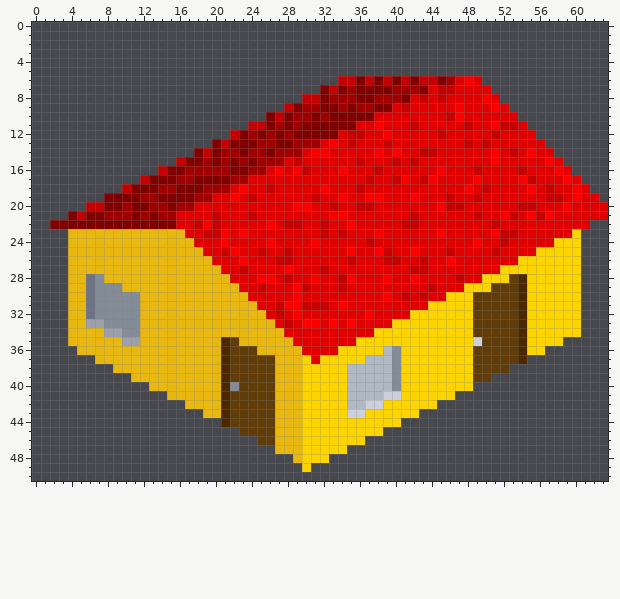
Two versions of one pixel-art sprite, industries/tea-tree-farm/3.png. That is the earlier state.
The file is 64x51 pixels.
After the commit:
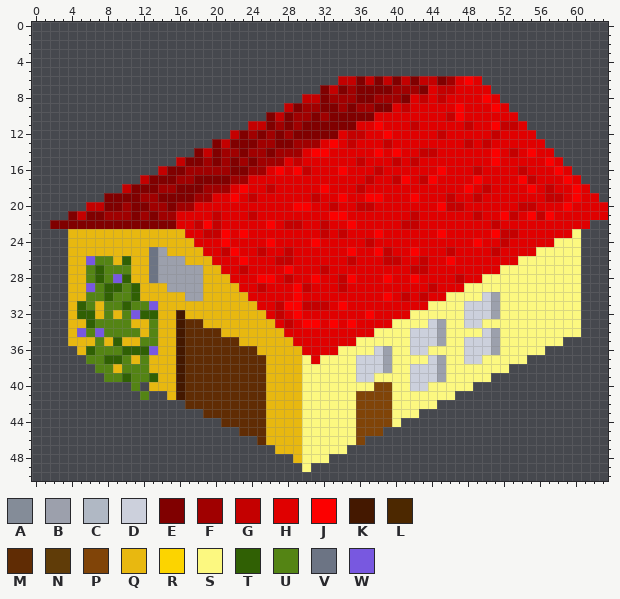
Palette (. is transparent): A #848c98  B #9ca0ac  C #b0b8c4  D #ccd0dc  E #800000  F #a00000  G #c40000  H #e00000  J #fc0000  K #441800  L #4c2800  M #602c04  N #603c08  P #804408  Q #e8b810  R #fcd400  S #fcf880  T #306004  U #548414  V #6c7484  W #7858e0
Changes in this commit:
Changed rows in their new state; - is an unchanged pixel.
first column x 5:
23 -------------------------------------------------------S
24 -----------------------------------------------------SSS
25 --------VB-----------------------------------------SSSSS
26 -WUU-T--VBBB-------------------------------------SSSSSSS
27 -UTUUU--VBBBBB---------------------------------SSSSSSSSS
28 -UTUWT--VBBBBB-------------------------------SSSSSSSSSSS
29 -WUTTUT---BBBB-----------------------------SSSSSSSSSSSSS
30 -UUTUUT-----BB---------------------------SSSSDBSSSSSSSSS
31 TUQUUTUUW------------------------------SSSSDDDBSSSSSSSSS
32 TTQUQUWTT--K-------------------------SSSSSSDDDBSSSSSSSSS
33 -TUUUUQ-U--KMM---------------------SSSSDBSSDDSSSSSSSSSSS
34 WUWUUUU-U--KMMMM-----------------SSSSDDDBSSSSDBSSSSSSSSS
35 --U-TQQUU--KMMMMMM-------------SSSSSSDDDBSSD-DBSSSSSSS--
36 -TUUUTTTW--KMMMMMMMM---------SSSSDBSSDDSSSSDDDBSSSSS----
37 -UUTTU-U---KMMMMMMMMMQ---S-SSSSDDDBSSSSDBSSDDSSSSS------
38 --UU-UUU---KMMMMMMMMMQ---SSSSSSDDDBSSDDDBSSSSSSS--------
39 ---UUTUUT--KMMMMMMMMMQ---SSSSSSDDSSSSDDDBSSSSS----------
40 ------U----KMMMMMMMMMQ---SSSSSSSSPPSSDDSSSSS------------
41 -------U---KMMMMMMMMMQ---SSSSSSPPPPSSSSSSS--------------
42 ------------MMMMMMMMMQ---SSSSSSPPPPSSSSS----------------
43 --------------MMMMMMMQ---SSSSSSPPPPSSS------------------
44 ----------------MMMMMQ---SSSSSSPPPPS--------------------
45 ------------------MMMQ---SSSSSSPPP----------------------
46 --------------------MQ---SSSSSSP------------------------
47 -------------------------SSSSS--------------------------
48 -------------------------SSS----------------------------
49 -------------------------S------------------------------
Boxes around the changes in both pictures, in picture pixels (x1, y1, x2, y2):
changed: (302, 229, 581, 472)
changed: (77, 247, 275, 445)
